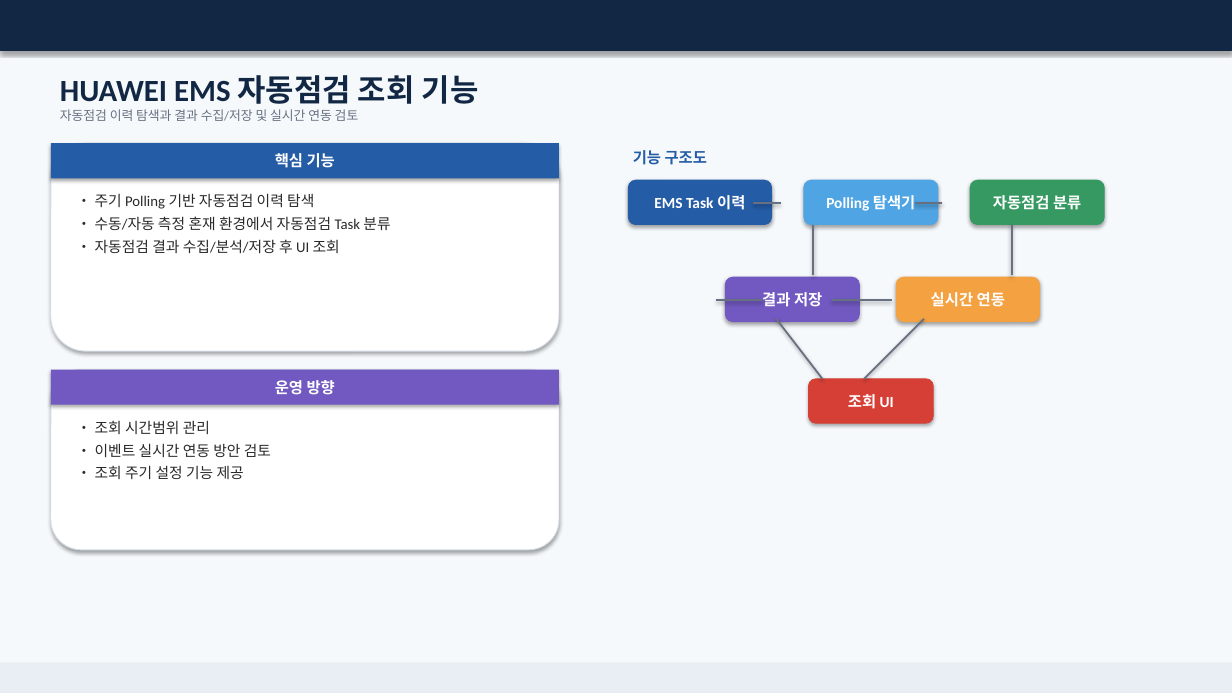
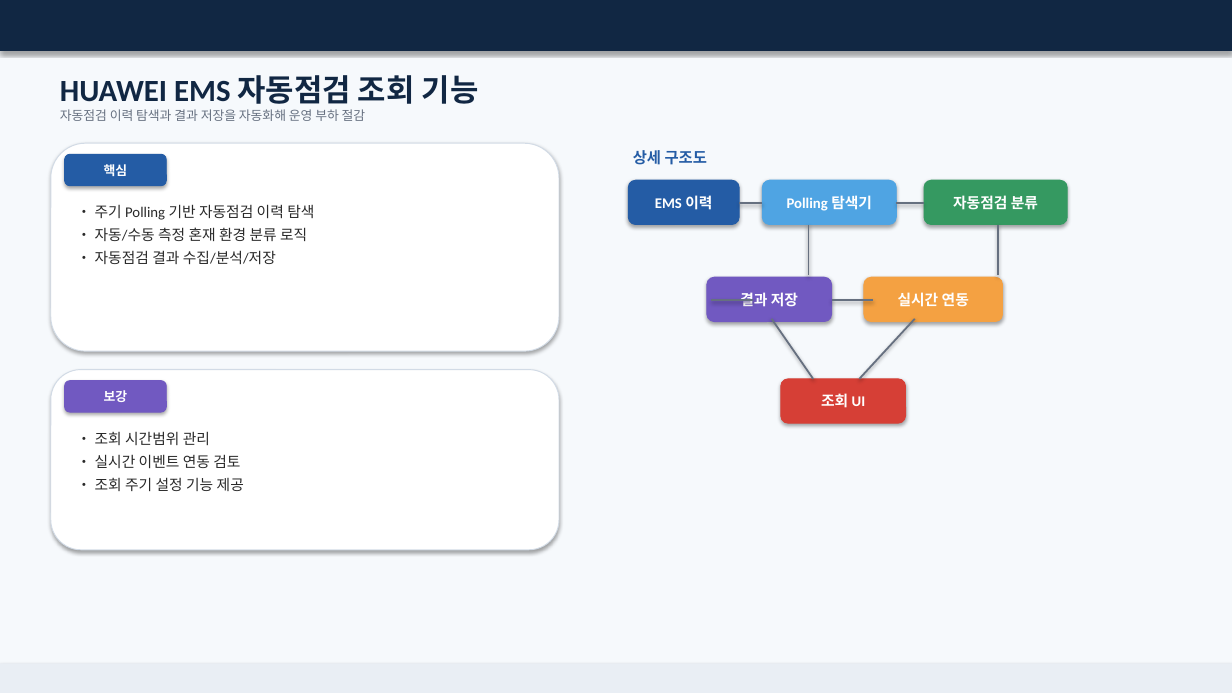
Before and after one commit to gmncreat/project-plan, a slide deck: slide 6 of output/SKT_OTDR_선로품질관리시스템_고도화_개발계획서_최종.pptx. Drawn at 1232x693 pixels with LibreOffice and Linux fonts; fonts in the diff are those of the drawing. Boxes give left, top, right and bottom in pixels: in the first picture for what was removed or moved away, otherwise in the second. Text is boxed around its words. In the diff, an @@ line names an element or a change of style, - is before the commit and + after.

```diff
--- a/output/SKT_OTDR_선로품질관리시스템_고도화_개발계획서_최종.pptx
+++ b/output/SKT_OTDR_선로품질관리시스템_고도화_개발계획서_최종.pptx
@@ text at box(60, 109, 366, 121): text changed @@
-자동점검 이력 탐색과 결과 수집/저장 및 실시간 연동 검토
+자동점검 이력 탐색과 결과 저장을 자동화해 운영 부하 절감
@@ rounded rectangle "핵심": place and size @@
-rounded rectangle "핵심" at box(51, 143, 559, 178)
+rounded rectangle "핵심" at box(65, 154, 166, 186)
@@ rounded rectangle "핵심" at box(65, 154, 166, 186): rectangle to rounded rectangle; outline none to #245CA5 0.75 pt @@
@@ text in rounded rectangle at box(104, 164, 128, 176): text changed; size 12 to 10 pt @@
-핵심 기능
+핵심
@@ text at box(633, 150, 707, 165): text changed @@
-기능 구조도
+상세 구조도
@@ text "• 주기 Polling 기반 자동점검 ...": place and size @@
-text "• 주기 Polling 기반 자동점검 ..." at box(95, 193, 390, 253)
+text "• 주기 Polling 기반 자동점검 ..." at box(95, 204, 314, 264)
@@ rounded rectangle "EMS 이력": place and size @@
-rounded rectangle "EMS 이력" at box(628, 180, 772, 225)
+rounded rectangle "EMS 이력" at box(628, 180, 739, 225)
@@ text in rounded rectangle at box(655, 195, 712, 210): text changed; size 12 to 11.5 pt @@
-EMS Task 이력
+EMS 이력
@@ line moved from (753, 203) - (781, 203) to (739, 203) - (762, 203) @@
@@ rounded rectangle "Polling 탐색기": place and size @@
-rounded rectangle "Polling 탐색기" at box(804, 180, 938, 225)
+rounded rectangle "Polling 탐색기" at box(762, 180, 897, 225)
@@ line moved from (915, 203) - (943, 203) to (897, 203) - (924, 203) @@
@@ size 12 to 11.5 pt in 5 elements at box(781, 379, 906, 423), box(707, 277, 832, 322), box(864, 277, 1003, 322), box(762, 180, 897, 225), box(924, 180, 1067, 225) @@
@@ rounded rectangle "자동점검 분류": place and size @@
-rounded rectangle "자동점검 분류" at box(970, 180, 1104, 225)
+rounded rectangle "자동점검 분류" at box(924, 180, 1067, 225)
@@ text at box(95, 227, 307, 264): text changed @@
-• 수동/자동 측정 혼재 환경에서 자동점검 Task 분류
-• 자동점검 결과 수집/분석/저장 후 UI 조회
+• 자동/수동 측정 혼재 환경 분류 로직
+• 자동점검 결과 수집/분석/저장
@@ line moved from (813, 225) - (813, 275) to (809, 225) - (809, 275) @@
@@ line moved from (1012, 225) - (1012, 275) to (998, 225) - (998, 275) @@
@@ rounded rectangle "결과 저장": place and size @@
-rounded rectangle "결과 저장" at box(726, 277, 860, 322)
+rounded rectangle "결과 저장" at box(707, 277, 832, 322)
@@ rounded rectangle "실시간 연동": place and size @@
-rounded rectangle "실시간 연동" at box(897, 277, 1040, 322)
+rounded rectangle "실시간 연동" at box(864, 277, 1003, 322)
@@ line moved from (762, 300) - (716, 300) to (753, 300) - (712, 300) @@
@@ line moved from (776, 319) - (823, 379) to (772, 319) - (813, 379) @@
@@ line moved from (832, 300) - (892, 300) to (832, 300) - (873, 300) @@
@@ line moved from (924, 319) - (864, 379) to (915, 319) - (860, 379) @@
@@ rectangle removed at box(51, 370, 559, 405) @@
-운영 방향
@@ rounded rectangle added at box(65, 381, 166, 412), fill #7159C1, outline #7159C1 0.75 pt, 10 pt, text #FFFFFF, bold @@
+보강
@@ rounded rectangle "조회 UI": place and size @@
-rounded rectangle "조회 UI" at box(809, 379, 933, 423)
+rounded rectangle "조회 UI" at box(781, 379, 906, 423)
@@ text "• 조회 시간범위 관리": place and size @@
-text "• 조회 시간범위 관리" at box(95, 420, 271, 479)
+text "• 조회 시간범위 관리" at box(95, 431, 244, 491)
@@ text at box(95, 454, 240, 468): text changed @@
-• 이벤트 실시간 연동 방안 검토
+• 실시간 이벤트 연동 검토
```
Also in this commit, not shown: 10 other slides changed.
